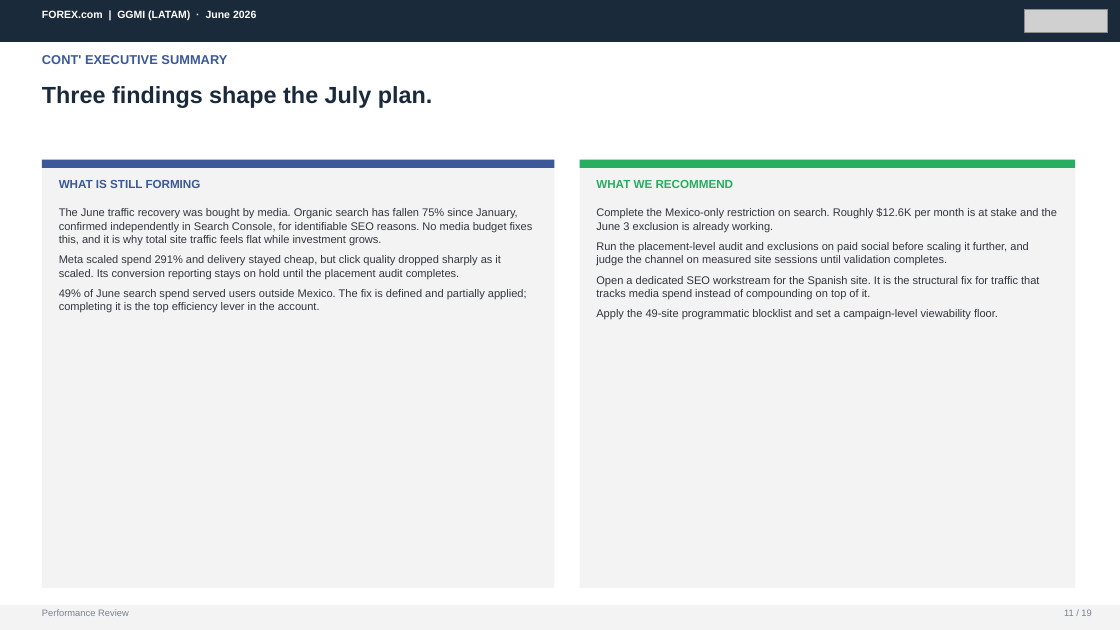
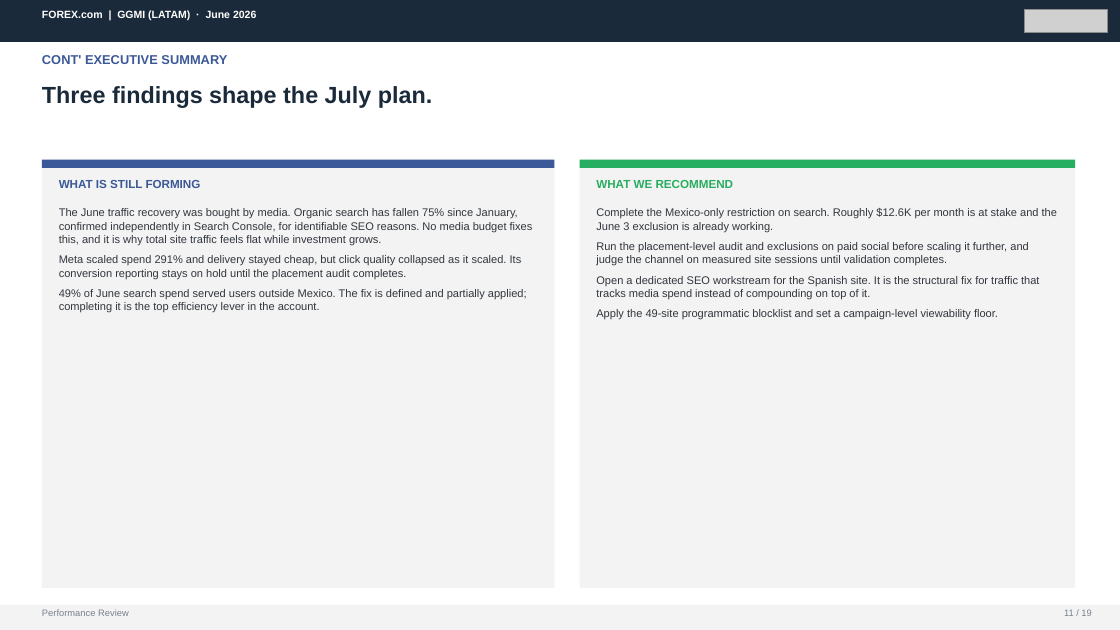
Before and after one commit to hablapro/brlvnt-reporting-hub, a slide deck: slide 11 of report-client-decks/06. GGMI_LATAM_June_2026_Performance_Review.pptx. Drawn at 1120x630 pixels with LibreOffice and Linux fonts; fonts in the diff are those of the drawing; grey boxes stand for pictures. Boxes give left, top, right and bottom in pixels: in the first picture for what was removed or moved away, otherwise in the second. Text is boxed around its words. In the diff, an @@ line names an element or a change of style, - is before the commit and + after.

```diff
--- a/report-client-decks/06. GGMI_LATAM_June_2026_Performance_Review.pptx
+++ b/report-client-decks/06. GGMI_LATAM_June_2026_Performance_Review.pptx
@@ text at [59, 255, 522, 279]: text changed @@
-Meta scaled spend 291% and delivery stayed cheap, but click quality dropped sharply as it scaled. Its conversion reporting stays on hold until the placement audit completes.
+Meta scaled spend 291% and delivery stayed cheap, but click quality collapsed as it scaled. Its conversion reporting stays on hold until the placement audit completes.
```
Also in this commit, not shown: 3 other slides changed.
